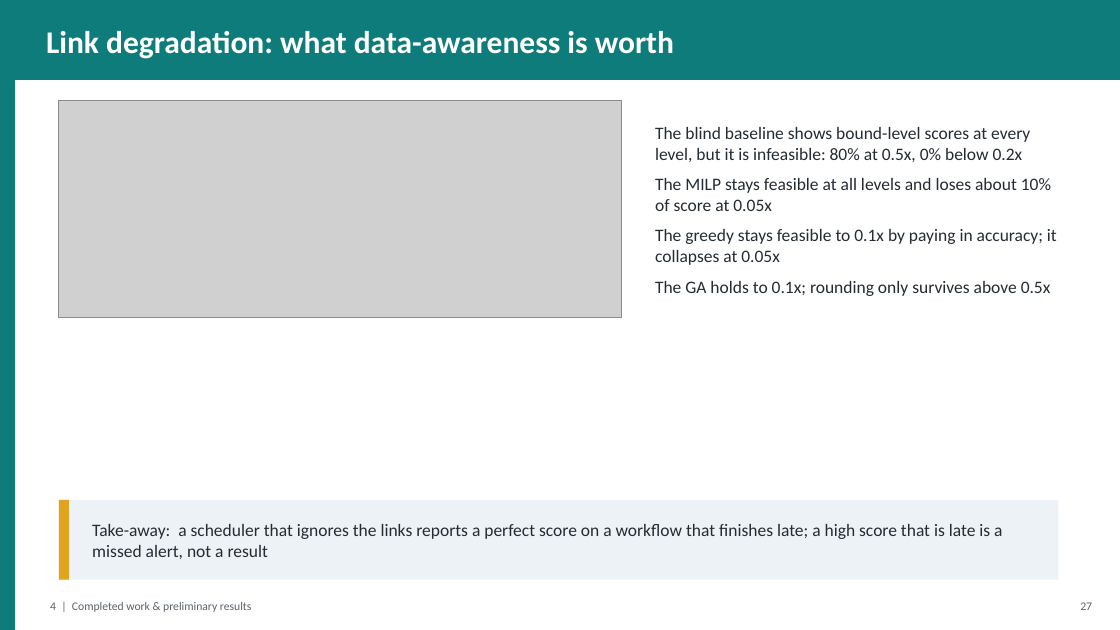
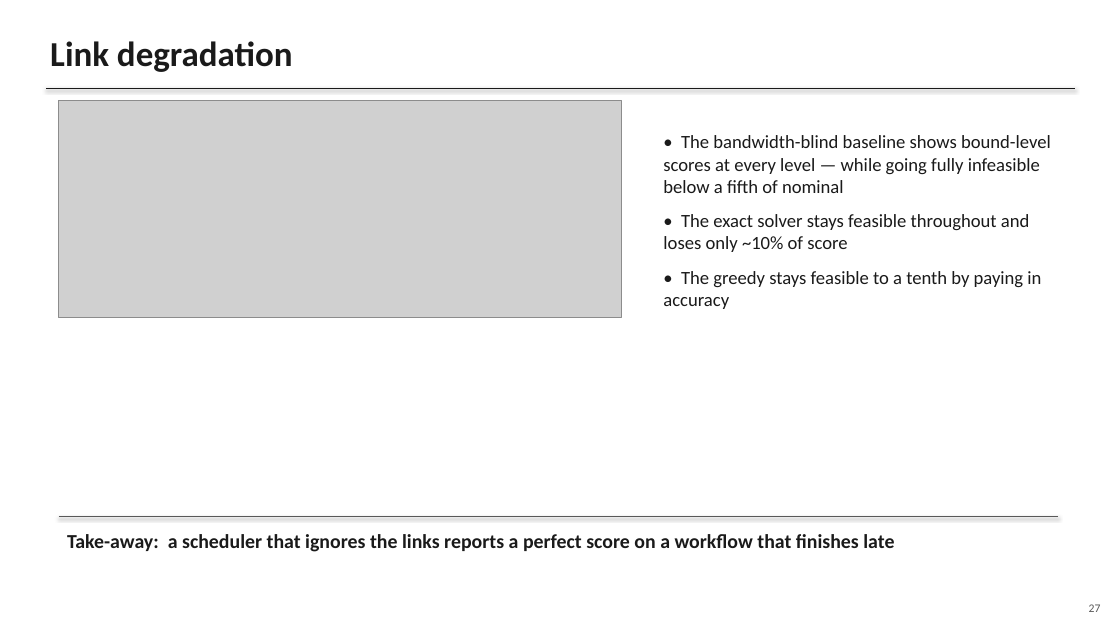
Before and after one commit to gayanigupta/data-aware-scheduling, a slide deck: slide 27 of slides/data-aware-scheduling.pptx (slide 28 before the commit). Drawn at 1120x630 pixels with LibreOffice and Linux fonts; fonts in the diff are those of the drawing; grey boxes stand for pictures. Boxes give left, top, right and bottom in pixels: in the first picture for what was removed or moved away, otherwise in the second. Text is boxed around its words. In the diff, an @@ line names an element or a change of style, - is before the commit and + after.

Commit message:
Plain monochrome slide deck with human-style text

```diff
--- a/slides/data-aware-scheduling.pptx
+++ b/slides/data-aware-scheduling.pptx
@@ rectangle removed at (x1=0, y1=0, x2=1120, y2=80) @@
@@ text at (x1=50, y1=41, x2=293, y2=72): text changed; size 27 to 30 pt; text colour #FFFFFF to #1A1A1A @@
-Link degradation: what data-awareness is worth
+Link degradation
@@ rectangle removed at (x1=0, y1=80, x2=15, y2=630) @@
@@ line added from (46, 88) to (1075, 88), #1A1A1A 1 pt @@
@@ text at (x1=663, y1=135, x2=1051, y2=309): text changed; size 15 to 16 pt; text colour #232B33 to #1A1A1A @@
-The blind baseline shows bound-level scores at every level, but it is infeasible: 80% at 0.5x, 0% below 0.2x
-The MILP stays feasible at all levels and loses about 10% of score at 0.05x
-The greedy stays feasible to 0.1x by paying in accuracy; it collapses at 0.05x
-The GA holds to 0.1x; rounding only survives above 0.5x
+• The bandwidth-blind baseline shows bound-level scores at every level — while going fully infeasible below a fifth of nominal
+• The exact solver stays feasible throughout and loses only ~10% of score
+• The greedy stays feasible to a tenth by paying in accuracy
@@ rectangle removed at (x1=59, y1=500, x2=1059, y2=580) @@
@@ rectangle removed at (x1=59, y1=500, x2=69, y2=580) @@
@@ text "Take-away: a scheduler that ignores ..." at (x1=67, y1=534, x2=894, y2=552): vertical alignment middle to top @@
@@ line added from (59, 517) to (1059, 517), #595959 0.75 pt @@
@@ text at (x1=67, y1=534, x2=894, y2=552): text changed; size 15 to 17 pt; text colour #232B33 to #1A1A1A; bold on @@
-Take-away: a scheduler that ignores the links reports a perfect score on a workflow that finishes late; a high score that is late is a missed alert, not a result
+Take-away: a scheduler that ignores the links reports a perfect score on a workflow that finishes late
@@ text "27" moved from (x1=1080, y1=602, x2=1092, y2=610) to (x1=1089, y1=604, x2=1101, y2=612) @@
@@ text "27" at (x1=1089, y1=604, x2=1101, y2=612): text colour #5A646E to #595959 @@
@@ text removed at (x1=50, y1=602, x2=251, y2=612) @@
-4 | Completed work & preliminary results
```
Also in this commit, not shown: 29 other slides changed, 14 slides added, 16 slides removed, 1 other file.
